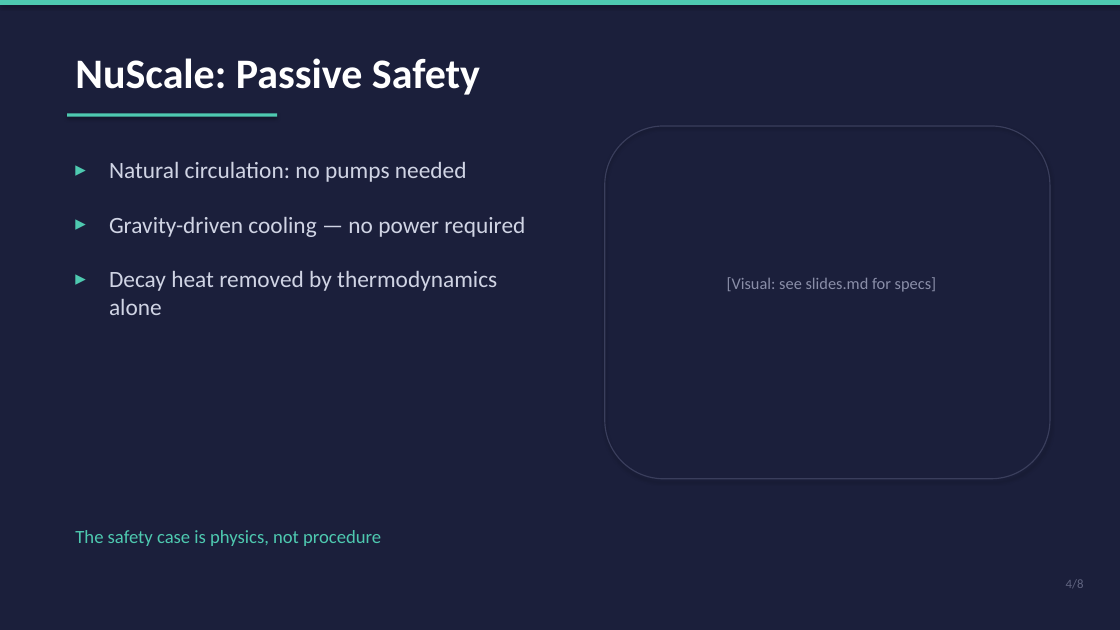
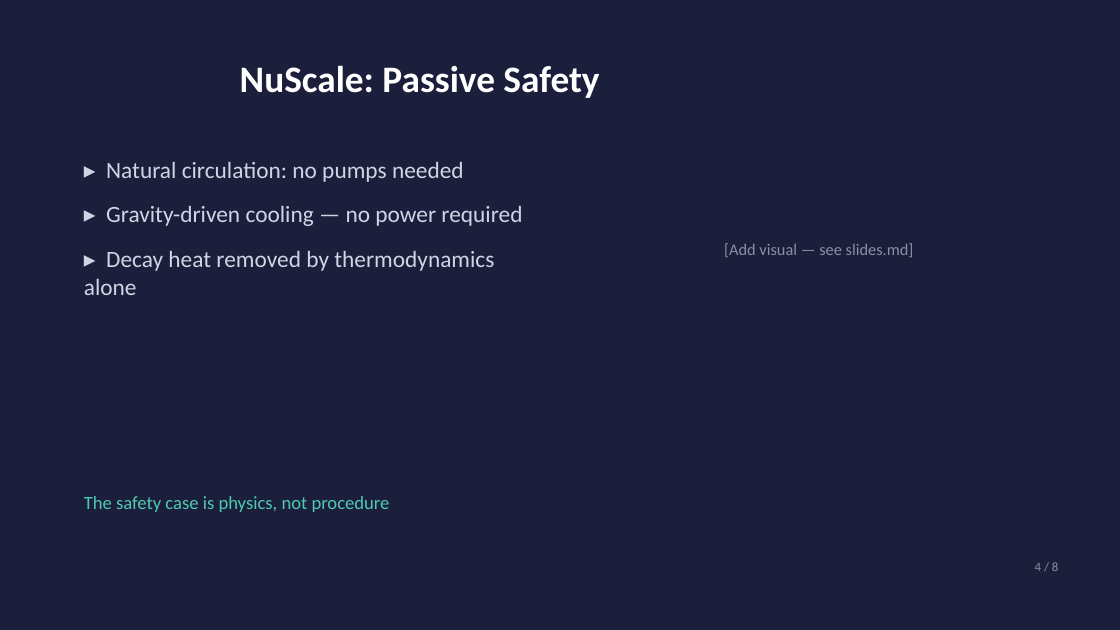
Before and after one commit to jjfixman6/energy-and-the-environment, a slide deck: slide 5 of SMR_NuScale_Presentation.pptx. Drawn at 1120x630 pixels with LibreOffice and Linux fonts; fonts in the diff are those of the drawing. Boxes give left, top, right and bottom in pixels: in the first picture for what was removed or moved away, otherwise in the second. Text is boxed around its words. In the diff, an @@ line names an element or a change of style, - is before the commit and + after.

```diff
--- a/SMR_NuScale_Presentation.pptx
+++ b/SMR_NuScale_Presentation.pptx
@@ rectangle removed at (x1=0, y1=0, x2=1120, y2=5) @@
@@ title "NuScale: Passive Safety" moved from (x1=75, y1=58, x2=480, y2=95) to (x1=240, y1=65, x2=599, y2=98) @@
@@ title "NuScale: Passive Safety" at (x1=240, y1=65, x2=599, y2=98): size 36 to 32 pt; alignment left to centre; vertical alignment top to middle @@
@@ rectangle removed at (x1=67, y1=113, x2=277, y2=117) @@
@@ rounded rectangle removed at (x1=605, y1=126, x2=1050, y2=479) @@
@@ text removed at (x1=67, y1=151, x2=101, y2=193) @@
-▸
@@ text at (x1=84, y1=162, x2=522, y2=295): text changed @@
-Decay heat removed by thermodynamics alone
+▸ Natural circulation: no pumps needed
+▸ Gravity-driven cooling — no power required
+▸ Decay heat removed by thermodynamics alone
@@ text removed at (x1=109, y1=162, x2=467, y2=182) @@
-Natural circulation: no pumps needed
@@ text removed at (x1=67, y1=206, x2=101, y2=248) @@
-▸
@@ text removed at (x1=109, y1=217, x2=525, y2=237) @@
-Gravity-driven cooling — no power required
@@ text removed at (x1=67, y1=260, x2=101, y2=302) @@
-▸
@@ text at (x1=724, y1=243, x2=914, y2=257): text changed @@
-[Visual: see slides.md for specs]
+[Add visual — see slides.md]
@@ text "The safety case is physics, ..." moved from (x1=75, y1=530, x2=381, y2=546) to (x1=84, y1=496, x2=390, y2=512) @@
@@ text at (x1=1035, y1=562, x2=1058, y2=571): text changed; text colour #606480 to #8A8EA8 @@
-4/8
+4 / 8
```
Also in this commit, not shown: 8 other slides changed, 1 other file.
